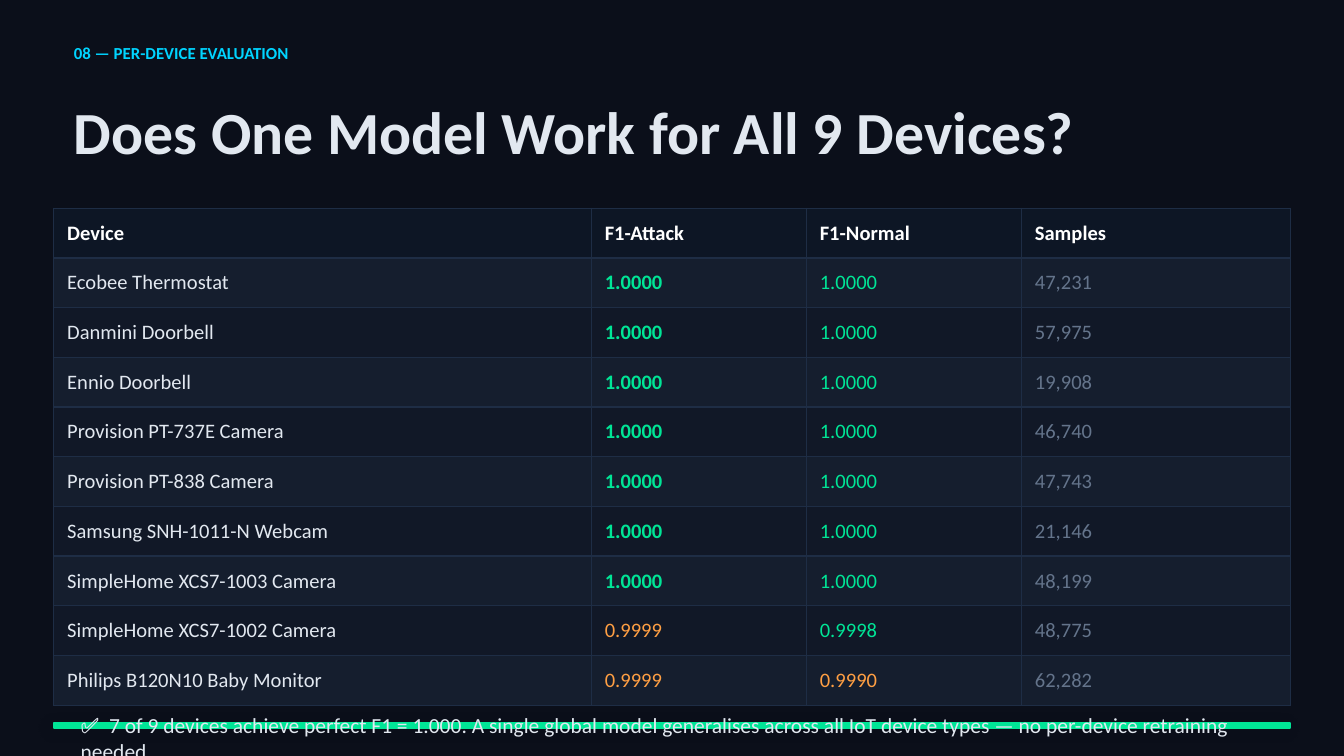
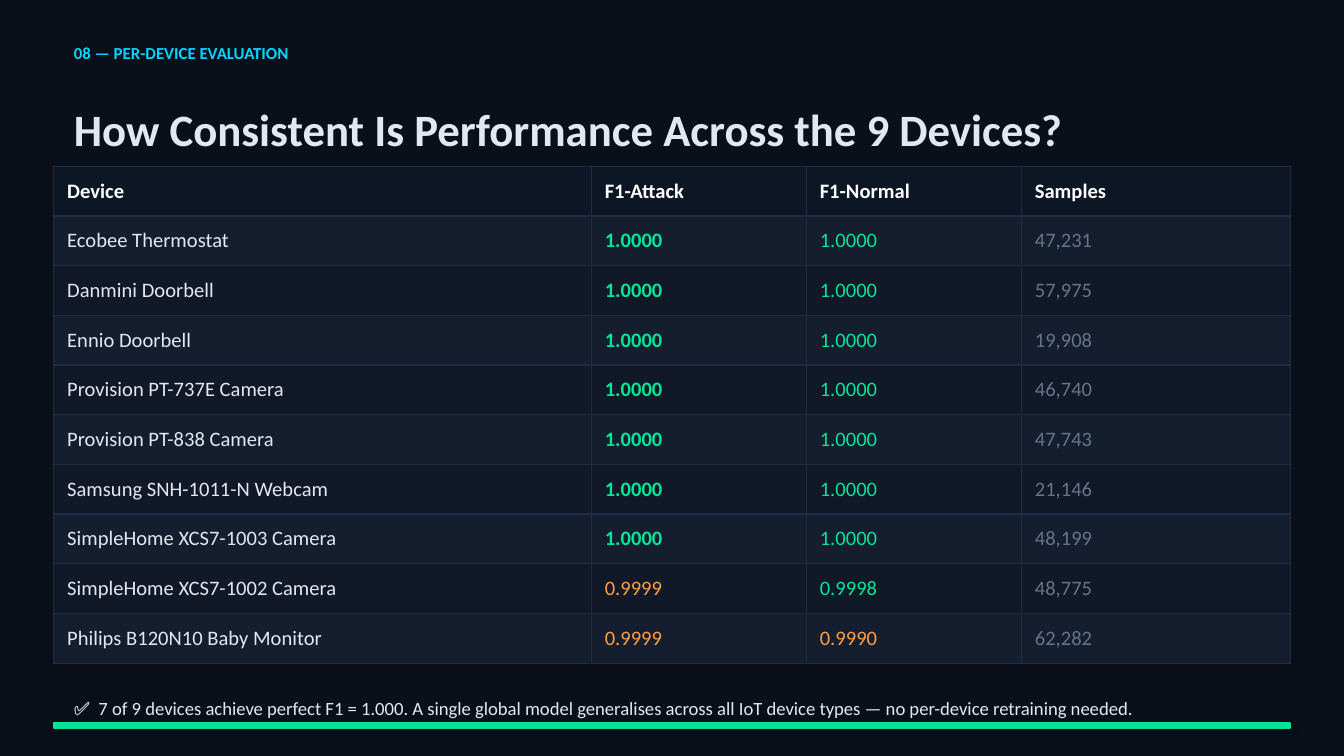
Before and after one commit to JinL2001/IoT_IDS_Full_Pipeline, a slide deck: slide 9 of IoT_IDS_Presentation.pptx. Drawn at 1344x756 pixels with LibreOffice and Linux fonts; fonts in the diff are those of the drawing. Boxes give left, top, right and bottom in pixels: in the first picture for what was removed or moved away, otherwise in the second. Text is boxed around its words. In the diff, an @@ line names an element or a change of style, - is before the commit and + after.

```diff
--- a/IoT_IDS_Presentation.pptx
+++ b/IoT_IDS_Presentation.pptx
@@ text at (74,114,1062,147): text changed; size 32 to 24 pt @@
-Does One Model Work for All 9 Devices?
+How Consistent Is Performance Across the 9 Devices?
@@ table: place and size @@
-table at (54,208,1290,695)
+table at (54,167,1290,664)
@@ text "✅ 7 of 9 devices ...": place and size @@
-text "✅ 7 of 9 devices ..." at (109,718,1228,737)
+text "✅ 7 of 9 devices ..." at (98,702,1133,718)
@@ text "✅ 7 of 9 devices ..." at (98,702,1133,718): size 11.5 to 10 pt @@
```
Also in this commit, not shown: 8 other slides changed, 5 other files.
